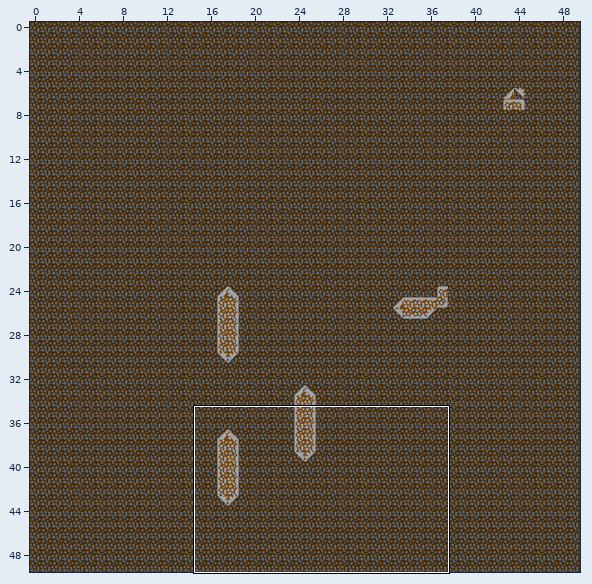
Tiled map (JSON): src/assets/maps/level1.json. Above, an overview of the earlier version with the close-up marked.
Close-up. First the earlier version:
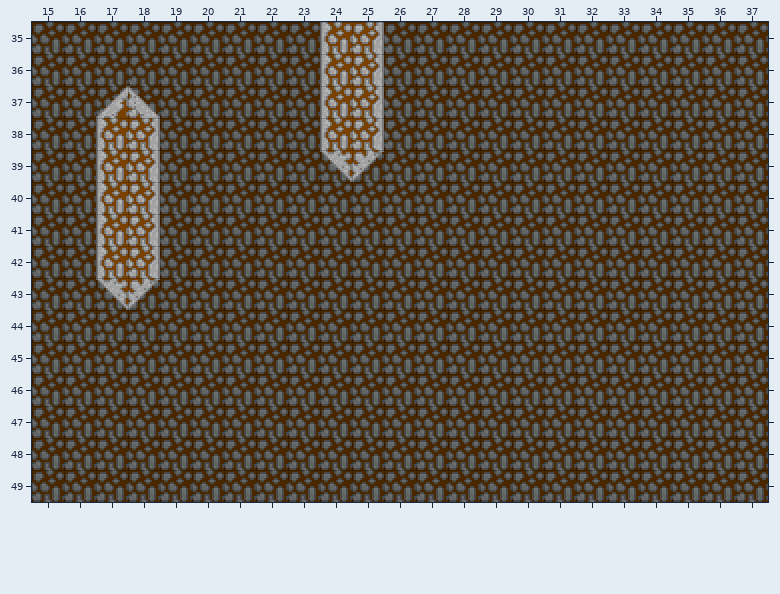
Cells are 16x16 px. Shown: x 15..37, y 35..49.
Now the later version:
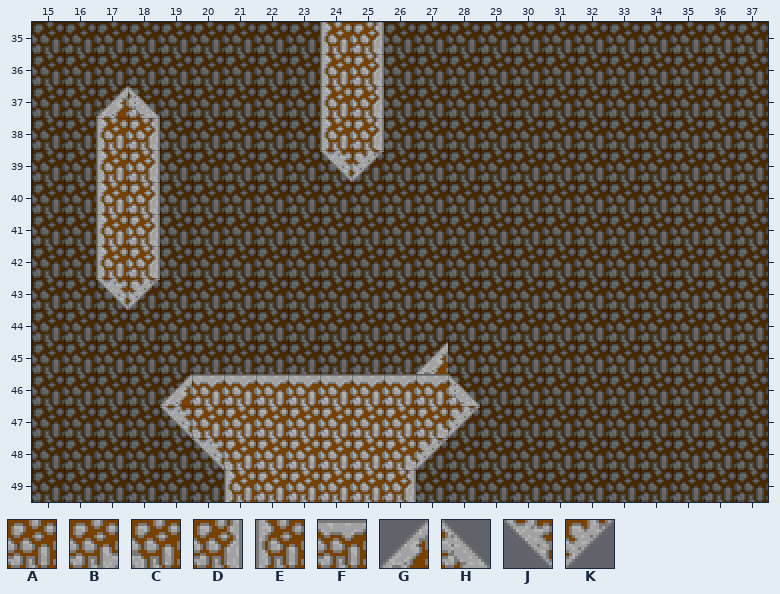
Key: from "cliffs": A 0, B 1, C 2, D 5, E 6, F 7, G 13, H 14, J 15, K 16.
_ is an empty cell.
The exact change:
Layer "cliffs":
y 45: x 27 _ -> G
y 46: x 19..28 __________ -> GFFFFFFFFH
y 47: x 19..28 __________ -> JCAAAAAABK
y 48: x 20..27 ________ -> JCAAAABK
y 49: x 21..26 ______ -> EAAAAD
Where, in picture pixels (left, top, right, bottom), the same in both close-ups:
added: (160, 342, 480, 502)
